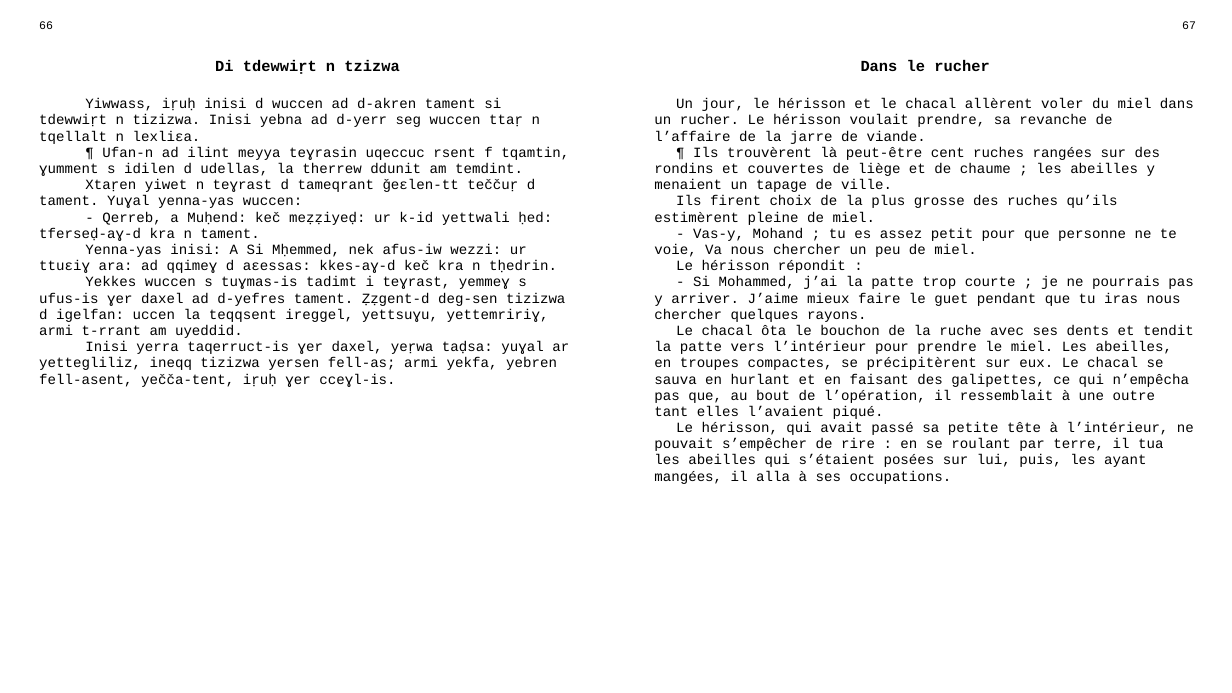
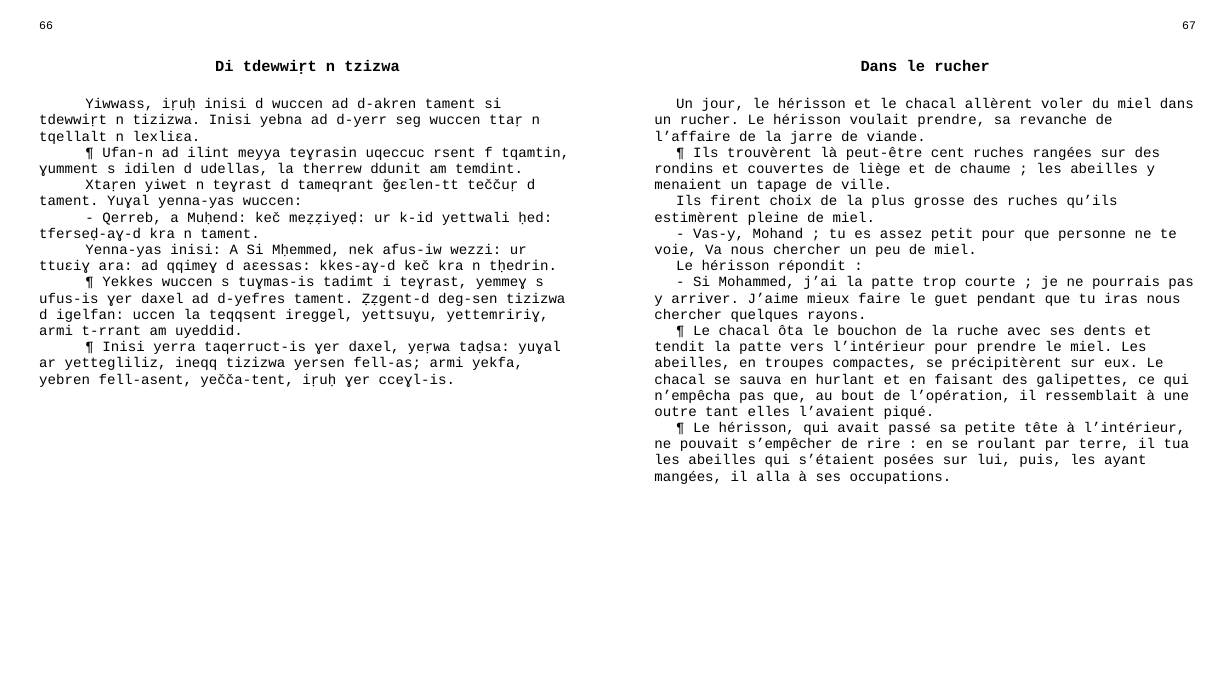
Before and after one commit to sferhah/tamacahut_n_wuccen, a slide deck: slide 29 of Uccen.ConsoleApp/uccen.pptx (slide 28 before the commit). Drawn at 1232x693 pixels with LibreOffice and Linux fonts; fonts in the diff are those of the drawing. Boxes give left, top, right and bottom in pixels: in the first picture for what was removed or moved away, otherwise in the second. Text is boxed around its words. In the diff, an @@ line names an element or a change of style, - is before the commit and + after.

```diff
--- a/Uccen.ConsoleApp/uccen.pptx
+++ b/Uccen.ConsoleApp/uccen.pptx
@@ table at <box>30,15,1205,668</box> @@
-row 3, column 1: Yiwwass, iṛuḥ inisi d wuccen ad d-akren tament si tdewwiṛt n tizizwa. Inisi yebna ad d-yerr seg wuccen ttaṛ n tqellalt n lexliɛa. / ¶ Ufan-n ad ilint meyya teɣrasin uqeccuc rsent f tqamtin, ɣumment s idilen d udellas, la therrew ddunit am temdint. / Xtaṛen yiwet n teɣrast d tameqrant ǧeɛlen-tt teččuṛ d tament. Yuɣal yenna-yas wuccen: / - Qerreb, a Muḥend: keč meẓẓiyeḍ: ur k-id yettwali ḥed: tferseḍ-aɣ-d kra n tament. / Yenna-yas inisi: A Si Mḥemmed, nek afus-iw wezzi: ur ttuɛiɣ ara: ad qqimeɣ d aɛessas: kkes-aɣ-d keč kra n tḥedrin. / Yekkes wuccen s tuɣmas-is tadimt i teɣrast, yemmeɣ s ufus-is ɣer daxel ad d-yefres tament. Ẓẓgent-d deg-sen tizizwa d igelfan: uccen la teqqsent ireggel, yettsuɣu, yettemririɣ, armi t-rrant am uyeddid. / Inisi yerra taqerruct-is ɣer daxel, yeṛwa taḍsa: yuɣal ar yettegliliz, ineqq tizizwa yersen fell-as; armi yekfa, yebren fell-asent, yečča-tent, iṛuḥ ɣer cceɣl-is.
+row 3, column 1: Yiwwass, iṛuḥ inisi d wuccen ad d-akren tament si tdewwiṛt n tizizwa. Inisi yebna ad d-yerr seg wuccen ttaṛ n tqellalt n lexliɛa. / ¶ Ufan-n ad ilint meyya teɣrasin uqeccuc rsent f tqamtin, ɣumment s idilen d udellas, la therrew ddunit am temdint. / Xtaṛen yiwet n teɣrast d tameqrant ǧeɛlen-tt teččuṛ d tament. Yuɣal yenna-yas wuccen: / - Qerreb, a Muḥend: keč meẓẓiyeḍ: ur k-id yettwali ḥed: tferseḍ-aɣ-d kra n tament. / Yenna-yas inisi: A Si Mḥemmed, nek afus-iw wezzi: ur ttuɛiɣ ara: ad qqimeɣ d aɛessas: kkes-aɣ-d keč kra n tḥedrin. / ¶ Yekkes wuccen s tuɣmas-is tadimt i teɣrast, yemmeɣ s ufus-is ɣer daxel ad d-yefres tament. Ẓẓgent-d deg-sen tizizwa d igelfan: uccen la teqqsent ireggel, yettsuɣu, yettemririɣ, armi t-rrant am uyeddid. / ¶ Inisi yerra taqerruct-is ɣer daxel, yeṛwa taḍsa: yuɣal ar yettegliliz, ineqq tizizwa yersen fell-as; armi yekfa, yebren fell-asent, yečča-tent, iṛuḥ ɣer cceɣl-is.
-row 3, column 3: Un jour, le hérisson et le chacal allèrent voler du miel dans un rucher. Le hérisson voulait prendre, sa revanche de l’affaire de la jarre de viande. / ¶ Ils trouvèrent là peut-être cent ruches rangées sur des rondins et couvertes de liège et de chaume ; les abeilles y menaient un tapage de ville. / Ils firent choix de la plus grosse des ruches qu’ils estimèrent pleine de miel. / - Vas-y, Mohand ; tu es assez petit pour que personne ne te voie, Va nous chercher un peu de miel. / Le hérisson répondit : / - Si Mohammed, j’ai la patte trop courte ; je ne pourrais pas y arriver. J’aime mieux faire le guet pendant que tu iras nous chercher quelques rayons. / Le chacal ôta le bouchon de la ruche avec ses dents et tendit la patte vers l’intérieur pour prendre le miel. Les abeilles, en troupes compactes, se précipitèrent sur eux. Le chacal se sauva en hurlant et en faisant des galipettes, ce qui n’empêcha pas que, au bout de l’opération, il ressemblait à une outre tant elles l’avaient piqué. / Le hérisson, qui avait passé sa petite tête à l’intérieur, ne pouvait s’empêcher de rire : en se roulant par terre, il tua les abeilles qui s’étaient posées sur lui, puis, les ayant mangées, il alla à ses occupations.
+row 3, column 3: Un jour, le hérisson et le chacal allèrent voler du miel dans un rucher. Le hérisson voulait prendre, sa revanche de l’affaire de la jarre de viande. / ¶ Ils trouvèrent là peut-être cent ruches rangées sur des rondins et couvertes de liège et de chaume ; les abeilles y menaient un tapage de ville. / Ils firent choix de la plus grosse des ruches qu’ils estimèrent pleine de miel. / - Vas-y, Mohand ; tu es assez petit pour que personne ne te voie, Va nous chercher un peu de miel. / Le hérisson répondit : / - Si Mohammed, j’ai la patte trop courte ; je ne pourrais pas y arriver. J’aime mieux faire le guet pendant que tu iras nous chercher quelques rayons. / ¶ Le chacal ôta le bouchon de la ruche avec ses dents et tendit la patte vers l’intérieur pour prendre le miel. Les abeilles, en troupes compactes, se précipitèrent sur eux. Le chacal se sauva en hurlant et en faisant des galipettes, ce qui n’empêcha pas que, au bout de l’opération, il ressemblait à une outre tant elles l’avaient piqué. / ¶ Le hérisson, qui avait passé sa petite tête à l’intérieur, ne pouvait s’empêcher de rire : en se roulant par terre, il tua les abeilles qui s’étaient posées sur lui, puis, les ayant mangées, il alla à ses occupations.
```
Also in this commit, not shown: 3 other slides changed, 3 slides added, 1 other file.
